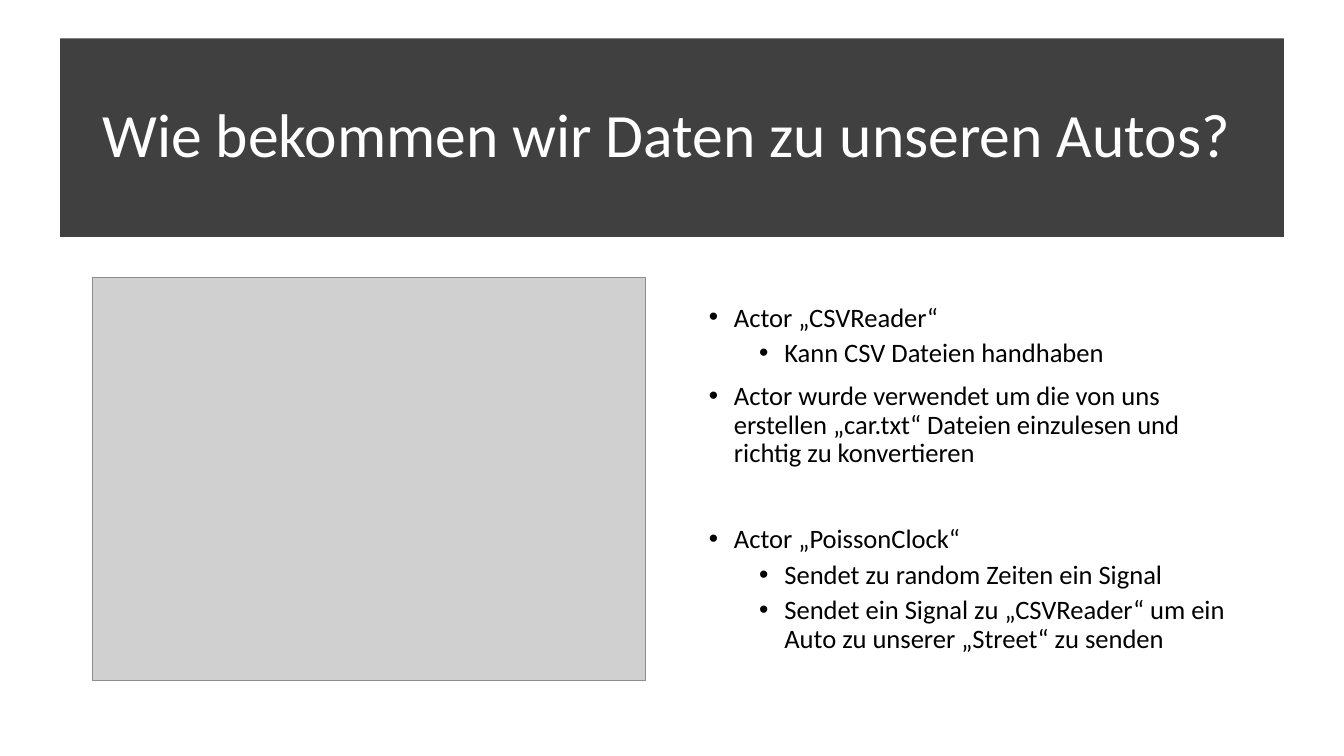
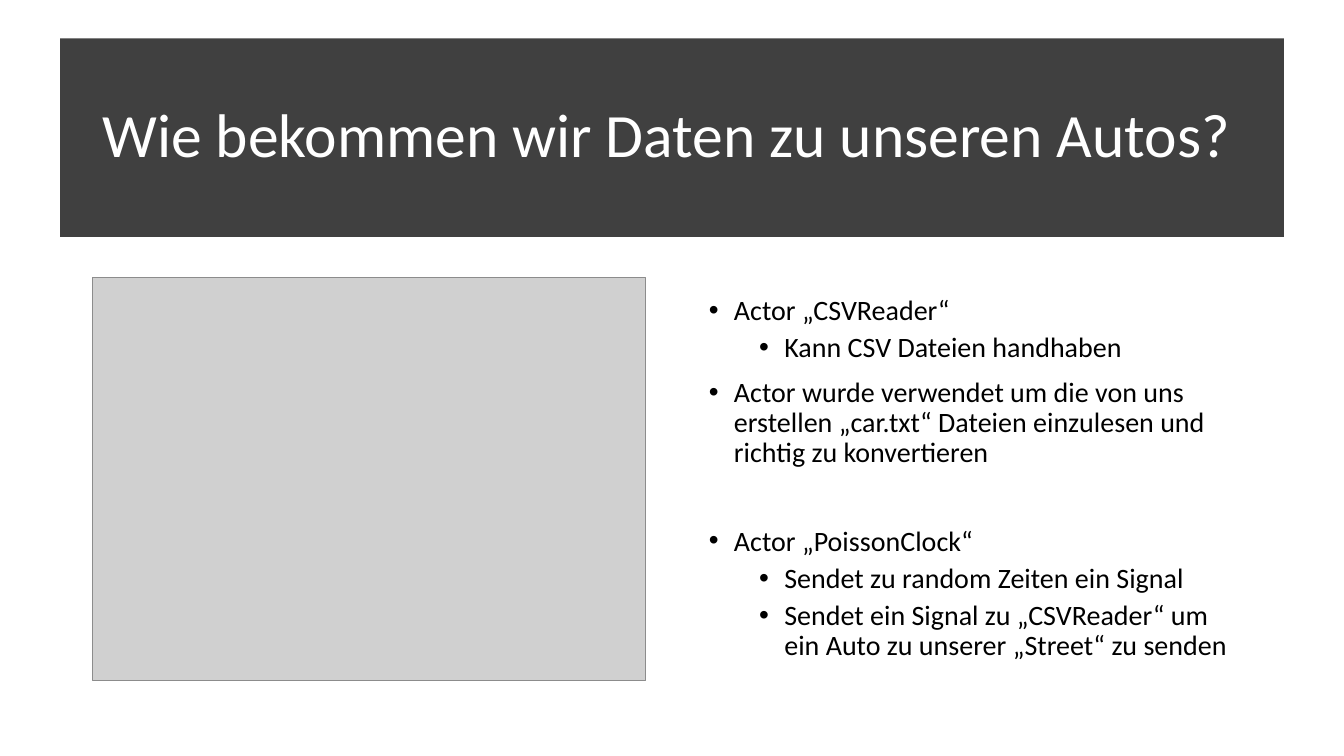
Before and after one commit to code-drey/car_simulation, a slide deck: slide 6 of Presentation/Traffic-flow-modeling-and-analysis.pptx. Drawn at 1344x756 pixels with LibreOffice and Linux fonts; fonts in the diff are those of the drawing; grey boxes stand for pictures. Boxes give left, top, right and bottom in pixels: in the first picture for what was removed or moved away, otherwise in the second. Text is boxed around its words. In the diff, an @@ line names an element or a change of style, - is before the commit and + after.

Commit message:
font size

```diff
--- a/Presentation/Traffic-flow-modeling-and-analysis.pptx
+++ b/Presentation/Traffic-flow-modeling-and-analysis.pptx
@@ text "Actor „CSVReader“" at [734,300,1227,659]: size 19 to 20 pt @@
```
Also in this commit, not shown: 1 other slide changed.
